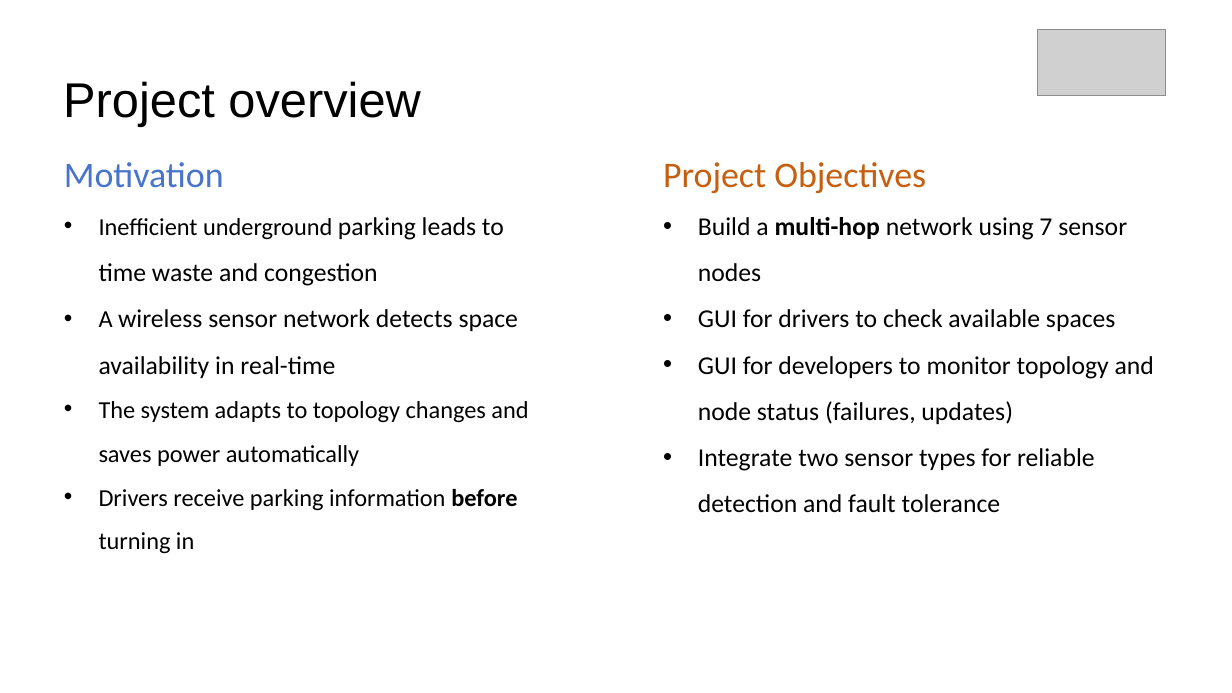
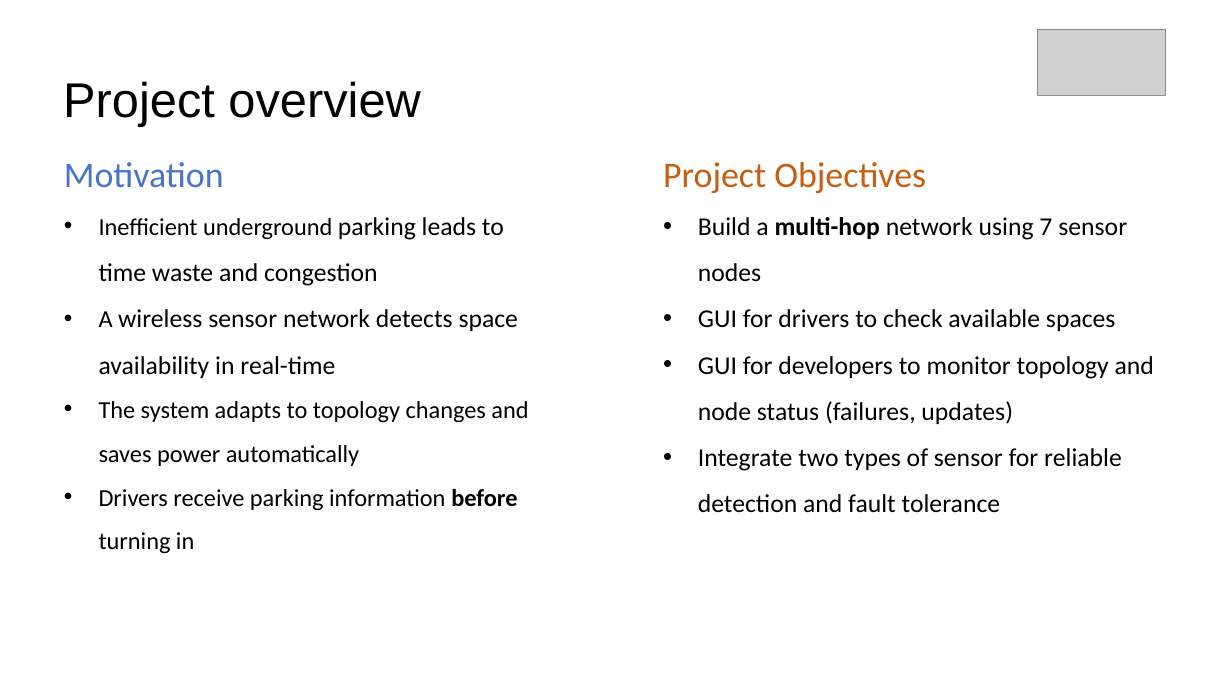
Before and after one commit to Codaxx/WSN_Lab_2025, a slide deck: slide 2 of wsnlab-ss25-final-group2.pptx. Drawn at 1232x693 pixels with LibreOffice and Linux fonts; fonts in the diff are those of the drawing; grey boxes stand for pictures; background and template pictures are left out. Boxes give left, top, right and bottom in pixels: in the first picture for what was removed or moved away, otherwise in the second. Text is boxed around its words. In the diff, an @@ line names an element or a change of style, - is before the commit and + after.

```diff
--- a/wsnlab-ss25-final-group2.pptx
+++ b/wsnlab-ss25-final-group2.pptx
@@ text at <box>698,448,1122,513</box>: text changed @@
-• Integrate two sensor types for reliable detection and fault tolerance
+• Integrate two types of sensor for reliable detection and fault tolerance
```
Also in this commit, not shown: 4 other slides changed, 1 slide added, 1 slide removed.
